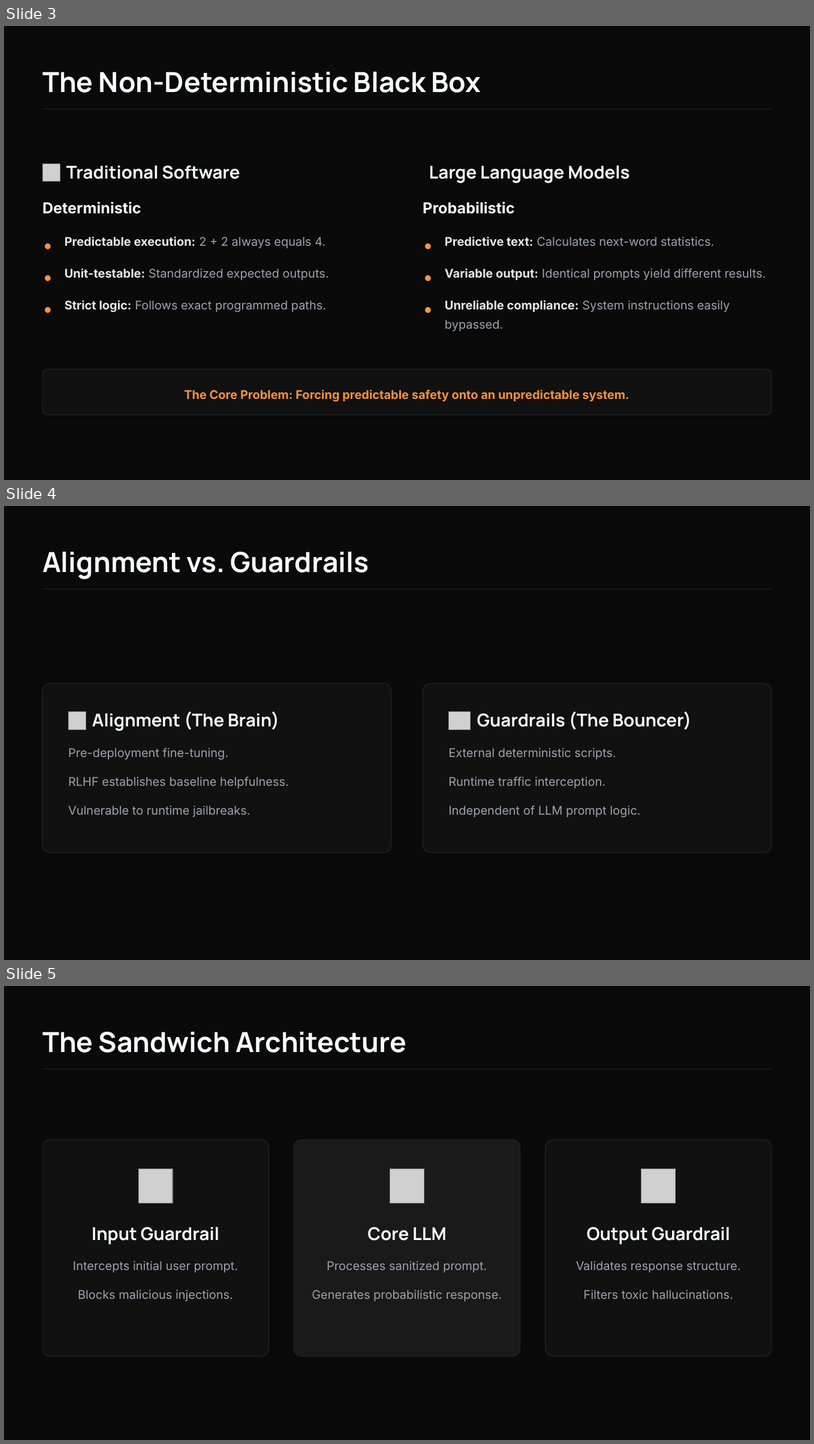
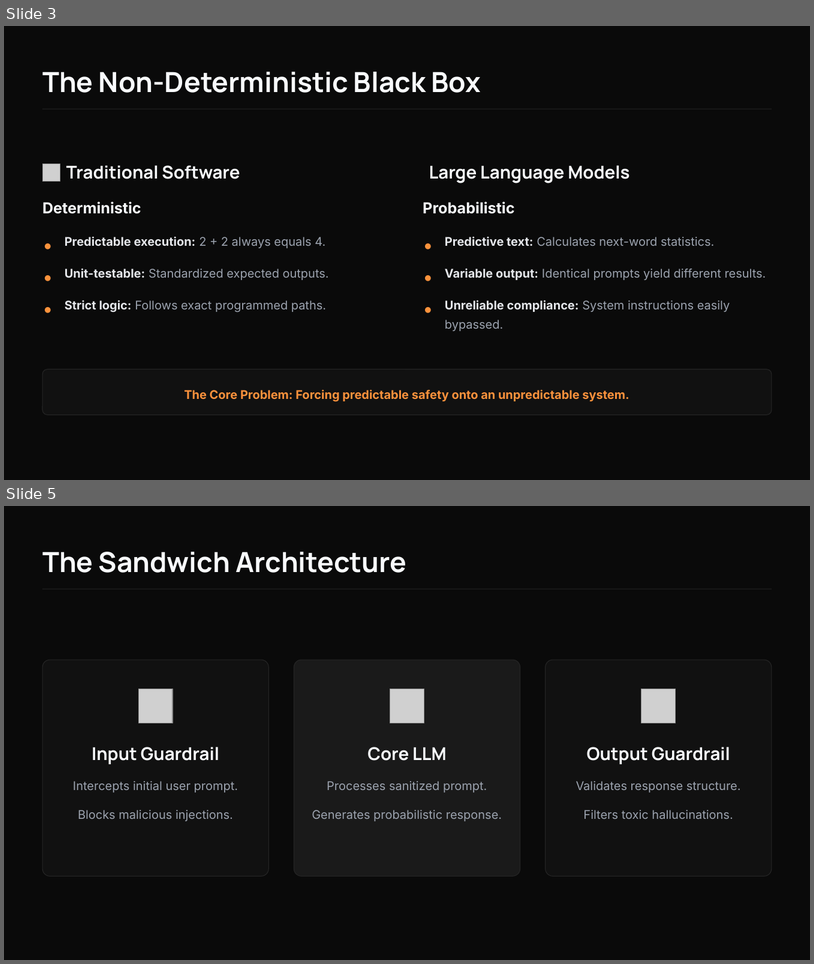
Before and after one commit to mdegreeteaching/LLM_Guardrails-, a slide deck: LLM Guardrails with Guardrails AI.pptx. Shown one above the other, each under a label of ours: slides 3, 4 and 5 before the commit, slides 3 and 5 after it; the slides between them are not shown. The pictures are 814x1444 and 814x964 pixels, drawn with LibreOffice and Linux fonts; fonts in the diff are those of the drawing; grey boxes stand for pictures; background and template pictures are left out. Boxes give left, top, right and bottom in pixels: in the first picture for what was removed or moved away, otherwise in the second. Text is boxed around its words. In the diff, an @@ line names an element or a change of style, - is before the commit and + after.

Commit message:
Update LLM Guardrails presentation file

```diff
--- a/LLM Guardrails with Guardrails AI.pptx
+++ b/LLM Guardrails with Guardrails AI.pptx
@@ slide 4 removed at [4,506,810,960], background picture (left out) @@
@@ text removed at [42,552,369,579] @@
-Alignment vs. Guardrails
@@ rectangle removed at [43,588,772,589] @@
@@ rounded rectangle removed at [43,683,392,852] @@
@@ rounded rectangle removed at [423,683,772,852] @@
@@ picture removed at [68,712,86,729] @@
@@ text removed at [92,711,279,731] @@
-Alignment (The Brain)
@@ picture removed at [449,712,470,729] @@
@@ text removed at [477,711,692,730] @@
-Guardrails (The Bouncer)
@@ text removed at [68,748,229,760] @@
-Pre-deployment fine-tuning.
@@ text removed at [449,748,616,759] @@
-External deterministic scripts.
@@ text removed at [68,777,289,788] @@
-RLHF establishes baseline helpfulness.
@@ text removed at [449,777,606,788] @@
-Runtime traffic interception.
@@ text removed at [68,805,250,817] @@
-Vulnerable to runtime jailbreaks.
@@ text removed at [449,805,641,817] @@
-Independent of LLM prompt logic.
```
Also in this commit, not shown: 2 slides changed, 2 slides added, 2 other slides removed.
